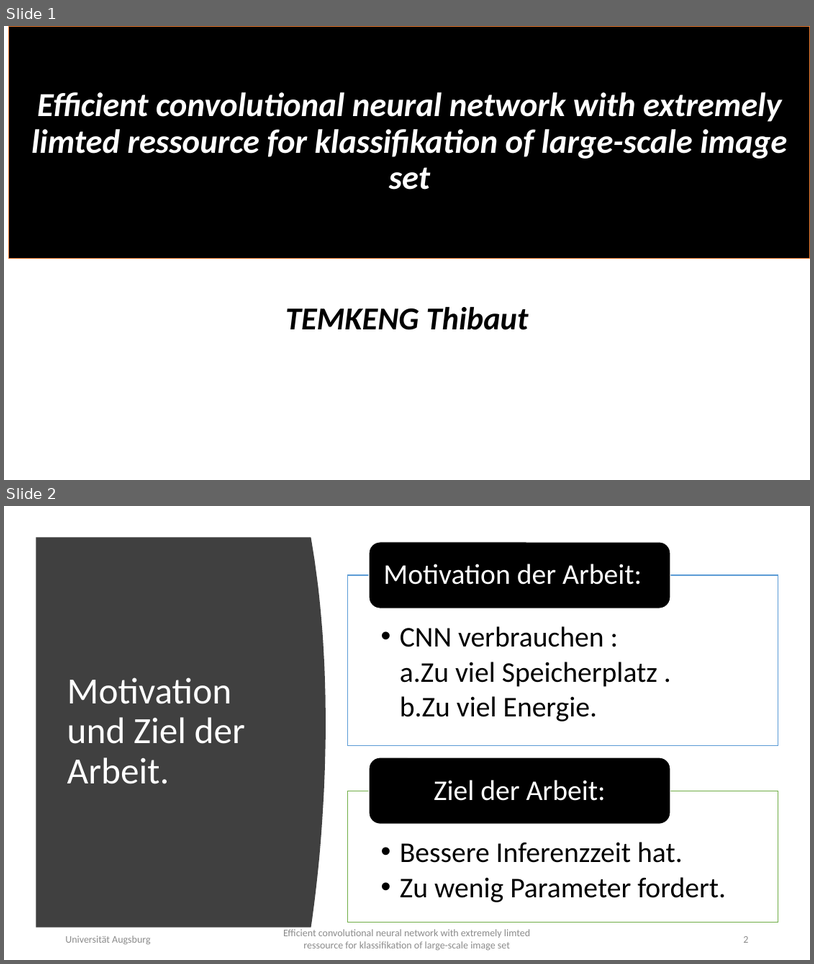
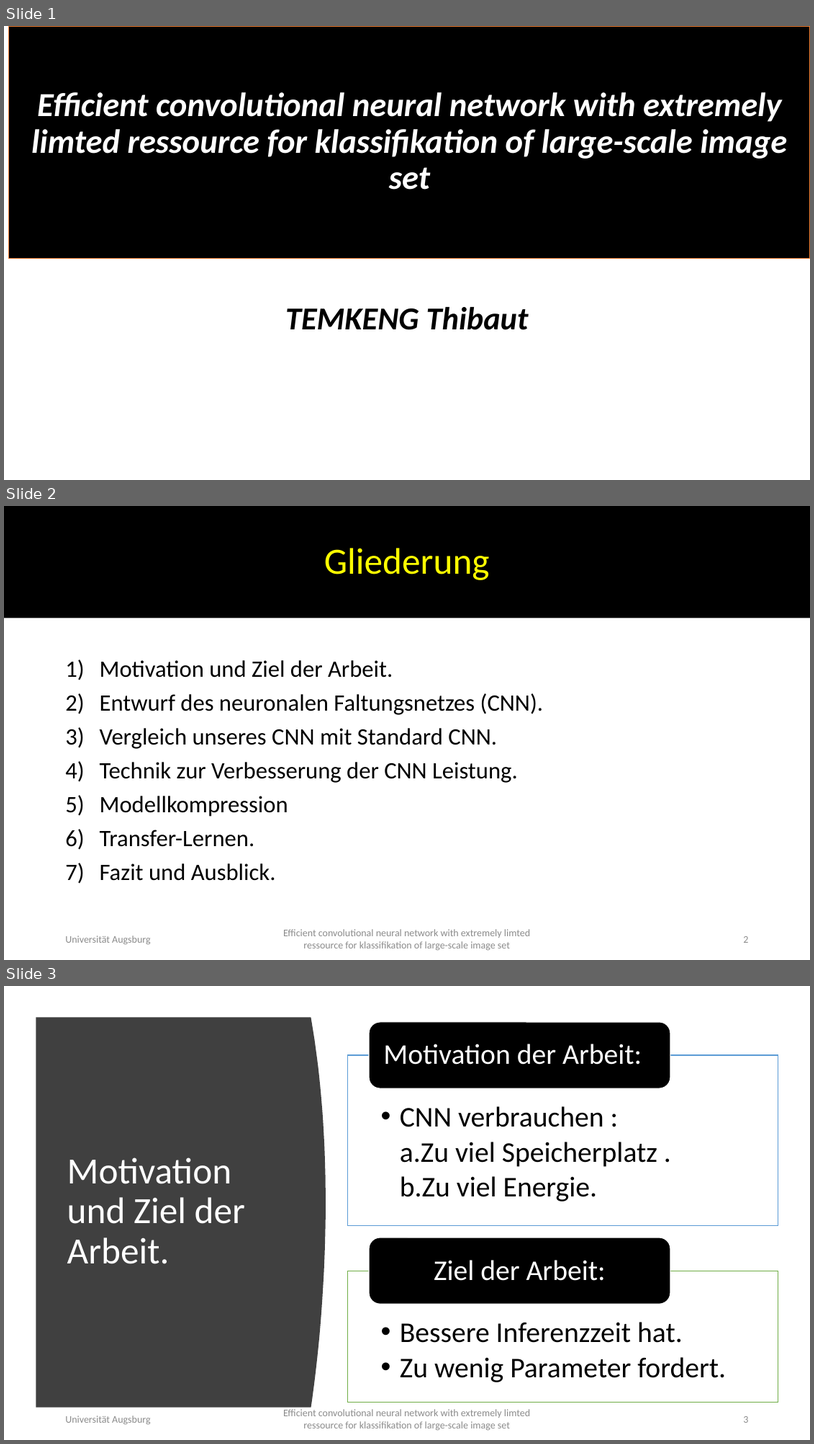
Before and after one commit to TEMKENG/Programme, a slide deck: bachelorarbeit-vorlage/Efficient convolutional neural network with extremely limted ressource.pptx. Shown one above the other, each under a label of ours: slides 1 and 2 before the commit, slides 1, 2 and 3 after it. The pictures are 814x964 and 814x1444 pixels, drawn with LibreOffice and Linux fonts; fonts in the diff are those of the drawing. Boxes give left, top, right and bottom in pixels: in the first picture for what was removed or moved away, otherwise in the second. Text is boxed around its words. In the diff, an @@ line names an element or a change of style, - is before the commit and + after.

```diff
--- a/bachelorarbeit-vorlage/Efficient convolutional neural network with extremely limted ressource.pptx
+++ b/bachelorarbeit-vorlage/Efficient convolutional neural network with extremely limted ressource.pptx
@@ slide 2 added at [4,506,810,960], background #FFFFFF @@
@@ title added at [4,506,810,618], fill #000000, 44 pt, text #FFFF00 @@
+Gliederung
@@ text added at [100,660,544,880], 28 pt, text #000000 @@
+1) Motivation und Ziel der Arbeit.
+2) Entwurf des neuronalen Faltungsnetzes (CNN).
+3) Vergleich unseres CNN mit Standard CNN.
+4) Technik zur Verbesserung der CNN Leistung.
+5) Modellkompression
+6) Transfer-Lernen.
+7) Fazit und Ausblick.
@@ text added at [65,935,150,944], 12 pt, text #8C8C8C @@
+Universität Augsburg
@@ text added at [283,929,530,950], 12 pt, text #8C8C8C @@
+Efficient convolutional neural network with extremely limted ressource for klassifikation of large-scale image set
@@ page number added at [743,936,748,942], 12 pt, text #8C8C8C @@
+2
@@ what was slide 2 is now slide 3 @@
```
Also in this commit, not shown: 12 slides changed, 3 other slides added, 11 other files.
